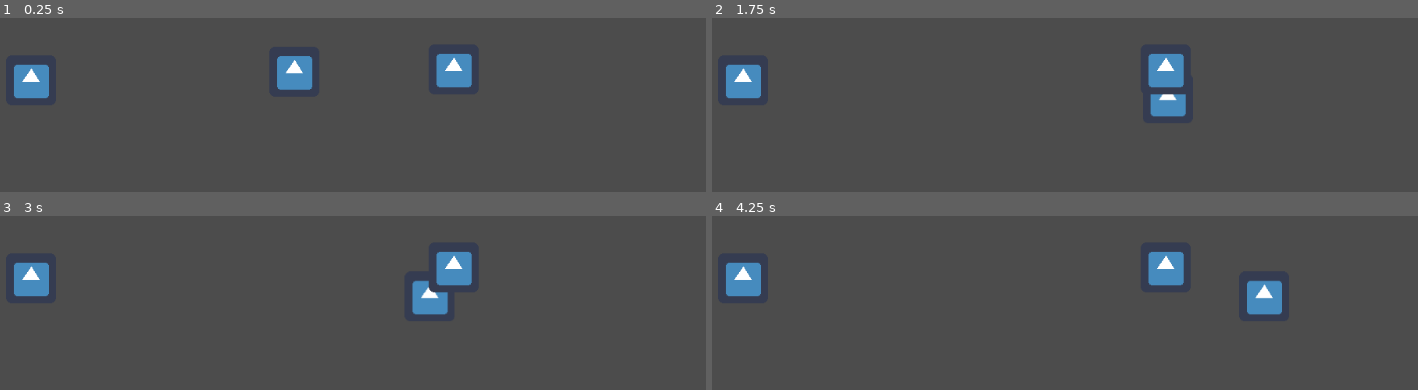
Above: before the commit, frames 1-4 (two rows, left to right).
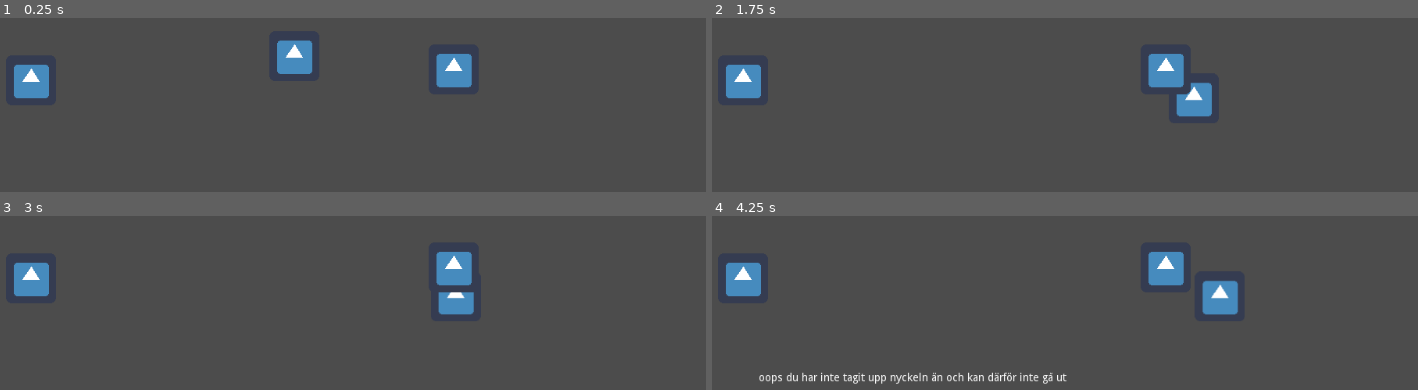
Above: after the commit, the same moments.

Repository: h19BeMa/Dream
Game: Godot game, scene res://Main.tscn
The game is run twice, just before and just after one commit, with the same random seed, the same clock (stepped at 60 frames per second) and the same inputs. The engine's default icon, where the game draws it, is replaced by a stand-in: a white triangle on a blue panel in a dark square.
Inputs:
- Up to frame 1 (0.25 s): no input
- Up to frame 2 (1.75 s): tap Enter (ui_accept) at 0.5, 0.77, 0.8, 1.07, 1.35, 1.52 s; hold Right (ui_right) from 0.53 s (still down); tap Ctrl (ctrl, bound only after the commit) at 0.6, 1.55 s
- Up to frame 3 (3 s): tap Enter (ui_accept) at 1.82, 2.3 s; release Right (ui_right) at 2.03 s; hold Left (ui_left) 2.03-2.78 s; tap Ctrl (ctrl, bound only after the commit) at 2.1, 2.85 s; hold Right (ui_right) from 2.78 s (still down)
- Up to frame 4 (4.25 s): keep holding Right (ui_right); tap Enter (ui_accept) at 3.02, 3.32, 3.6, 3.77, 4.07 s

The runs differ from the first frame. In frame 1, 1.1% of the frame differs, in the area x 39-45%, y 12-42%; in frame 2, 1.2%; in frame 3, 1.2%; in frame 4, 3.0%, in the area x 6-81%, y 36-97%.

Commit message:
fixar cooldown för dash ability

Diff:
--- a/KinematicBody2D.gd
+++ b/KinematicBody2D.gd
@@ -2,13 +2,15 @@
 
 onready var get_item = get_node("../item_class")
 
-const GRAVITY = 15
+const GRAVITY = 5
 const JUMP = -250
 const FLOOR = Vector2(0, -1)
 
+var cooldown = false
+var DASH = 2000
 var SPEED = 200
 var on_ground = false
-
+var dashed = true
 var velocity = Vector2()
 var entered_key = false
 var entered_door = false
@@ -22,9 +24,17 @@
 
 	if Input.is_action_pressed("ui_right"):
 		velocity.x = SPEED
+		if on_ground == true:
+			if Input.is_action_just_pressed("ctrl"):
+				velocity.x = SPEED + DASH
+				dashed = true
 
 	elif Input.is_action_pressed("ui_left"):
 		velocity.x = -SPEED
+		if on_ground == true:
+			if Input.is_action_just_pressed("ctrl"):
+				velocity.x = -SPEED + -DASH
+				dashed = true
 
 	else:
 		velocity.x = 0
@@ -41,8 +51,6 @@
 
 	velocity.y += GRAVITY
 	velocity = move_and_slide(velocity, FLOOR)
-
-
 
 	if Input.is_action_just_pressed("ui_accept") && entered_key == true:
 		get_node("../items/item1").interact()
@@ -63,3 +71,9 @@
 
 func _on_door_body_exited(body):
 	entered_door = false
+
+func _on_Timer_timeout():
+	cooldown == true
+	if dashed == true:
+		#reset
+		pass
--- a/dialogueScript.gd
+++ b/dialogueScript.gd
@@ -19,13 +19,10 @@
 	text_label.hide()
 	dialogue = load_dialogue(dpath)
 
-func _process(delta):
-	if get_item.items["1"]["is_picked"] == true && movement.entered_key == true:
+func _input(event):
+	if Input.is_action_just_pressed("ui_accept") && dialog_over == true && movement.entered_key == true:
+		get_item.items["1"]["is_picked"] = true
 		sprite.hide()
-
-func _input(event):
-	if Input.is_action_just_pressed("ui_accept") && dialog_over == true:
-		get_item.items["1"]["is_picked"] = true
 
 func interact() -> void:
 
--- a/door.gd
+++ b/door.gd
@@ -43,6 +43,7 @@
 					text_label.hide()
 					movement.SPEED = 200
 					dialog_over = true
+					get_item.items["2"]["is_open"] == true
 
 			#ifall storleken på dialogen är en rad
 			elif dialogue.size() == 1:
@@ -54,6 +55,7 @@
 				text_label.hide()
 				movement.SPEED = 200
 				dialog_over = true
+				get_item.items["2"]["is_open"] == true
 
 	#ifall du inte har nyckel
 	elif get_item.items["1"]["is_picked"] == false:
@@ -69,7 +71,7 @@
 					dia_index = 1
 					text_label.hide()
 					movement.SPEED = 200
-
+					get_item.items["2"]["is_open"] == true
 
 			#ifall storleken på dialogen är en rad
 			elif dialogue.size() == 1:
@@ -81,6 +83,7 @@
 			else:
 				text_label.hide()
 				movement.SPEED = 200
+				get_item.items["2"]["is_open"] == true
 
 
 func load_dialogue(file_path) -> Dictionary:
--- a/item_class.gd
+++ b/item_class.gd
@@ -13,6 +13,6 @@
 func all_items():
 
 	items = {"1" : {"name": "yellow_key", "is_picked": false},
-			 "2" : {"name": "red_key", "is_picked": false}}
+			 "2" : {"name": "cottage_door", "is_open": false}}
 
 	pass
--- a/player.tscn
+++ b/player.tscn
@@ -14,3 +14,8 @@
 
 [node name="Sprite" type="Sprite" parent="CollisionShape2D"]
 texture = ExtResource( 1 )
+
+[node name="dash_cooldown" type="Timer" parent="CollisionShape2D"]
+wait_time = 5.0
+one_shot = true
+[connection signal="timeout" from="CollisionShape2D/dash_cooldown" to="." method="_on_Timer_timeout"]
--- a/project.godot
+++ b/project.godot
@@ -39,6 +39,11 @@
 , Object(InputEventKey,"resource_local_to_scene":false,"resource_name":"","device":0,"alt":false,"shift":false,"control":false,"meta":false,"command":false,"pressed":false,"scancode":88,"unicode":0,"echo":false,"script":null)
  ]
 }
+ctrl={
+"deadzone": 0.5,
+"events": [ Object(InputEventKey,"resource_local_to_scene":false,"resource_name":"","device":0,"alt":false,"shift":false,"control":false,"meta":false,"command":false,"pressed":false,"scancode":16777238,"unicode":0,"echo":false,"script":null)
+ ]
+}
 
 [rendering]
 
